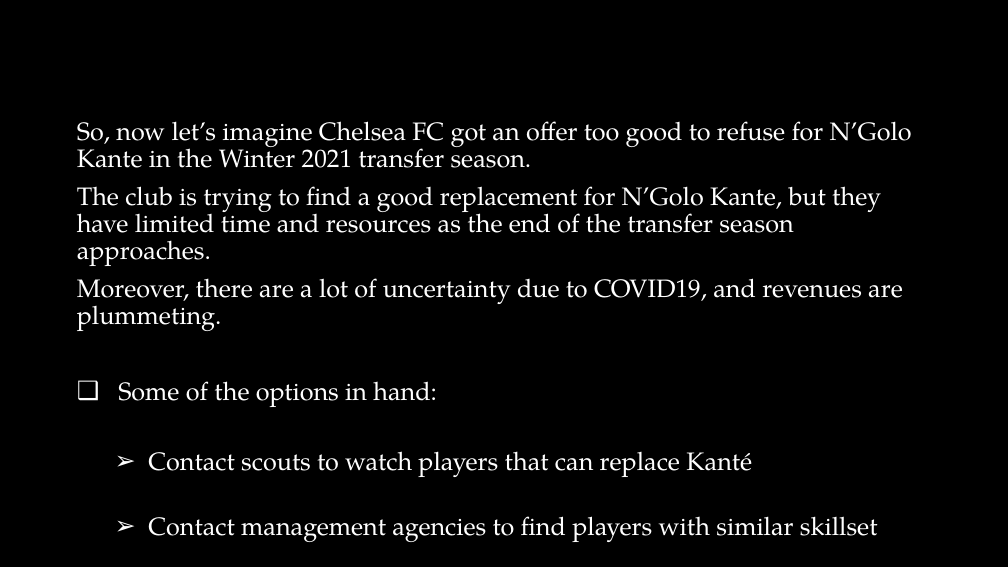
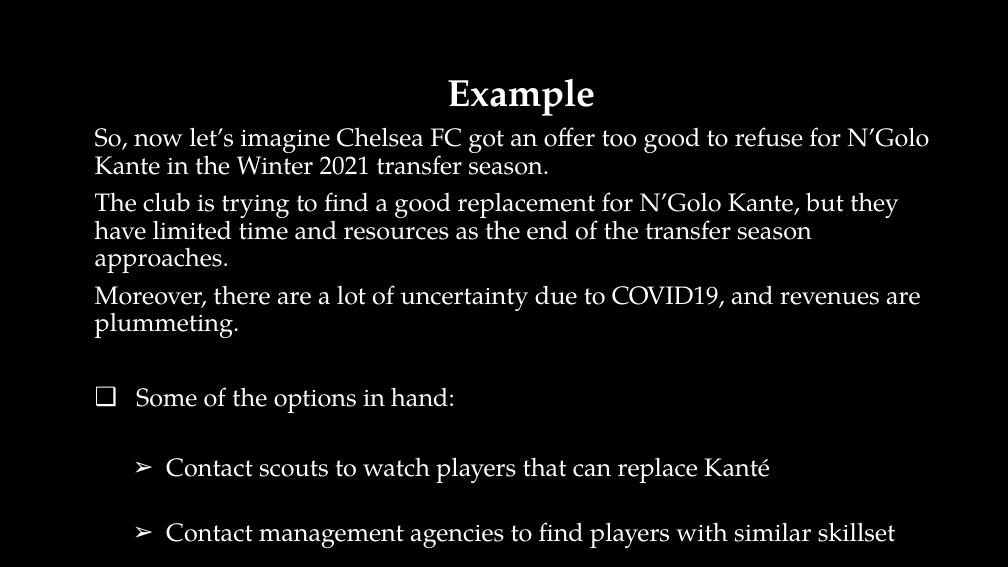
Before and after one commit to salihkilicli/Soccer_Transfers_Recommendation_Engine, a slide deck: slide 9 of Recommendation_Systems_for_Soccer.pptx. Drawn at 1008x567 pixels with LibreOffice and Linux fonts; fonts in the diff are those of the drawing; background and template pictures are left out. Boxes give left, top, right and bottom in pixels: in the first picture for what was removed or moved away, otherwise in the second. Text is boxed around its words. In the diff, an @@ line names an element or a change of style, - is before the commit and + after.

```diff
--- a/Recommendation_Systems_for_Soccer.pptx
+++ b/Recommendation_Systems_for_Soccer.pptx
@@ text "Example": place and size @@
-text "Example" at (77,121,912,542)
+text "Example" at (95,79,929,548)
@@ text at (448,79,596,116): paragraph added @@
+Example
```
Also in this commit, not shown: 5 other slides changed.
